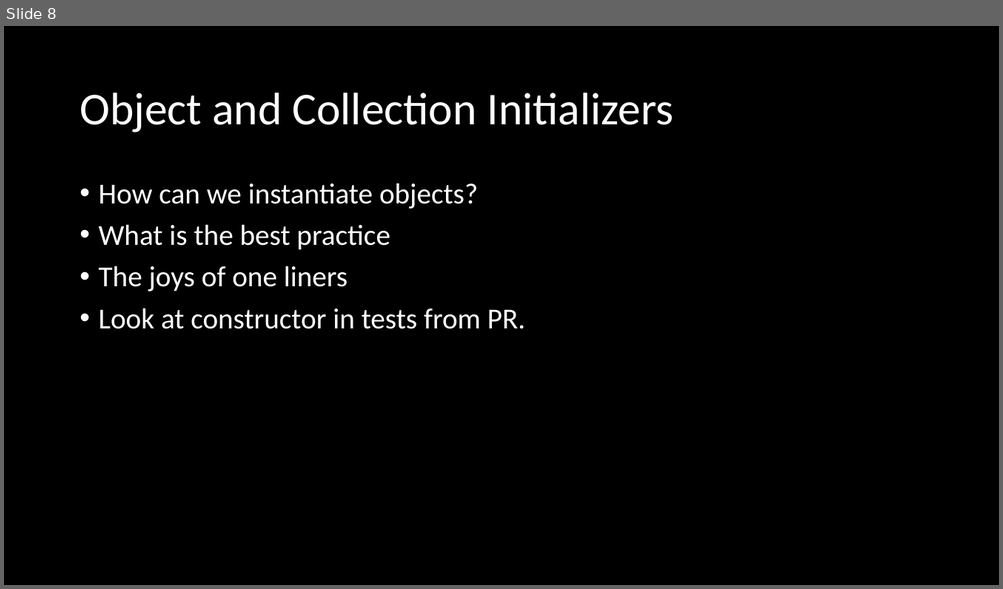
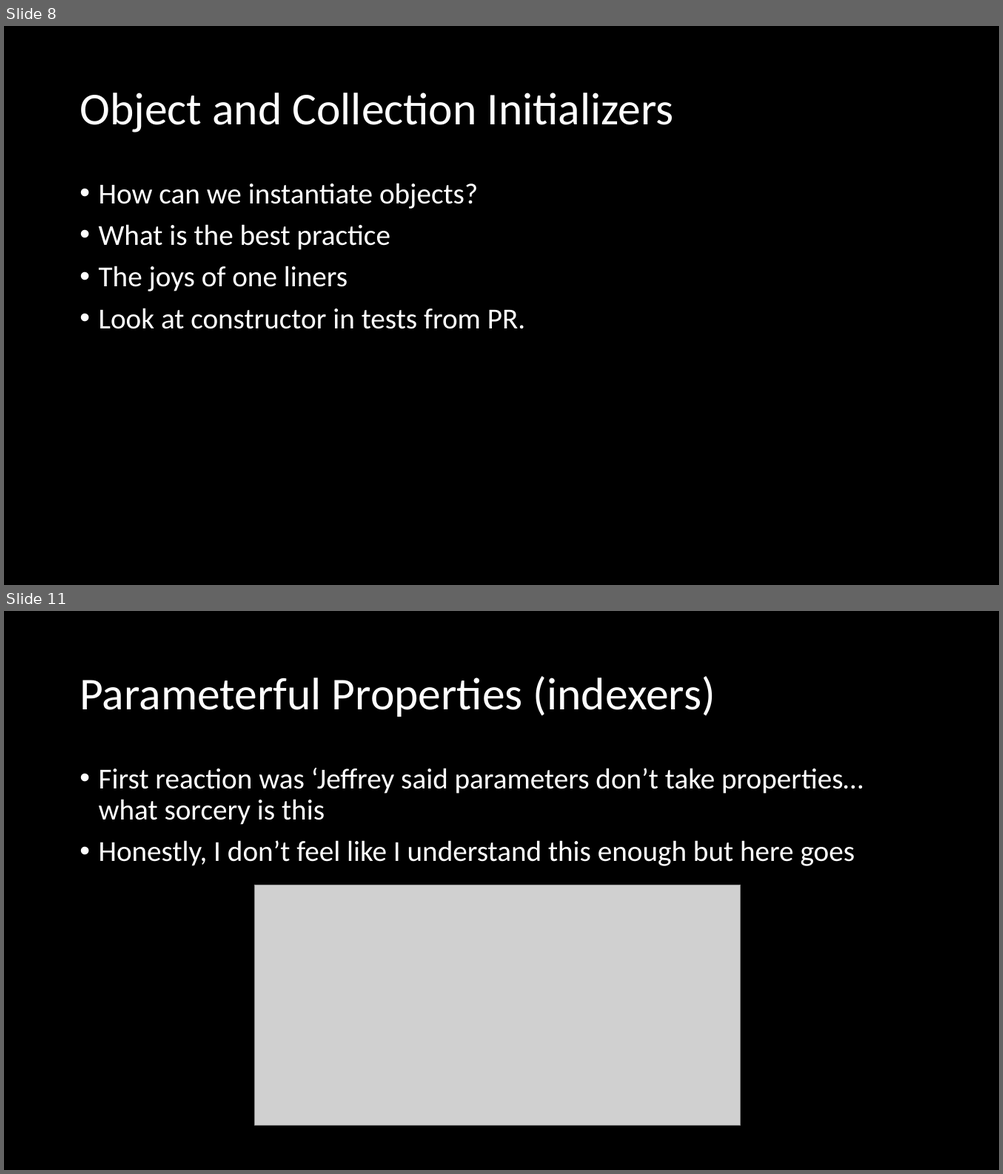
Before and after one commit to microsoft/Flash_University, a slide deck: CLR_via_CSharp/Chapter 10 - Properties/Properties.pptx. Shown one above the other, each under a label of ours: slide 8 before the commit, slides 8 and 11 after it; the slides between them are not shown. The pictures are 1003x589 and 1003x1174 pixels, drawn with LibreOffice and Linux fonts; fonts in the diff are those of the drawing; grey boxes stand for pictures. Boxes give left, top, right and bottom in pixels: in the first picture for what was removed or moved away, otherwise in the second. Text is boxed around its words. In the diff, an @@ line names an element or a change of style, - is before the commit and + after.

```diff
--- a/CLR_via_CSharp/Chapter 10 - Properties/Properties.pptx
+++ b/CLR_via_CSharp/Chapter 10 - Properties/Properties.pptx
@@ slide 11 added at (4, 611, 999, 1170), background #000000 @@
@@ title added at (79, 676, 715, 717), 44 pt, text #FFFFFF @@
+Parameterful Properties (indexers)
@@ text added at (99, 768, 863, 866), 28 pt, text #FFFFFF @@
+• First reaction was ‘Jeffrey said parameters don’t take properties… what sorcery is this
+• Honestly, I don’t feel like I understand this enough but here goes
@@ picture added at (255, 885, 740, 1126) @@
```
Also in this commit, not shown: 1 slide changed, 1 other slide added, 5 other files.
